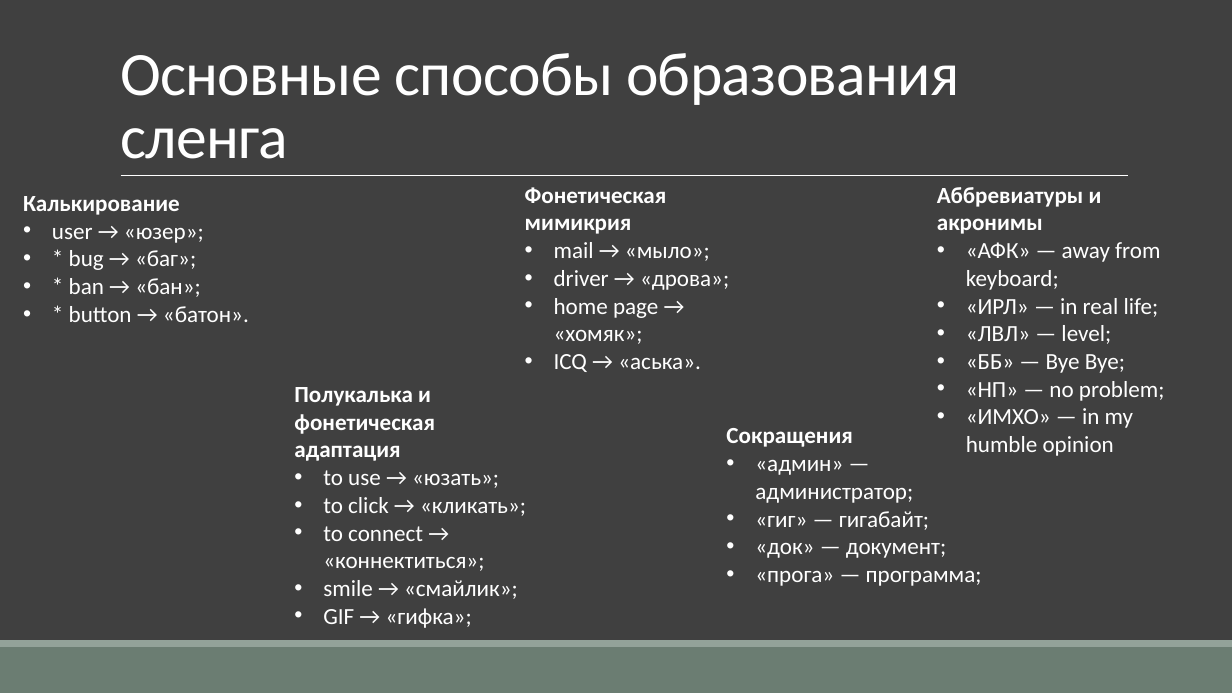
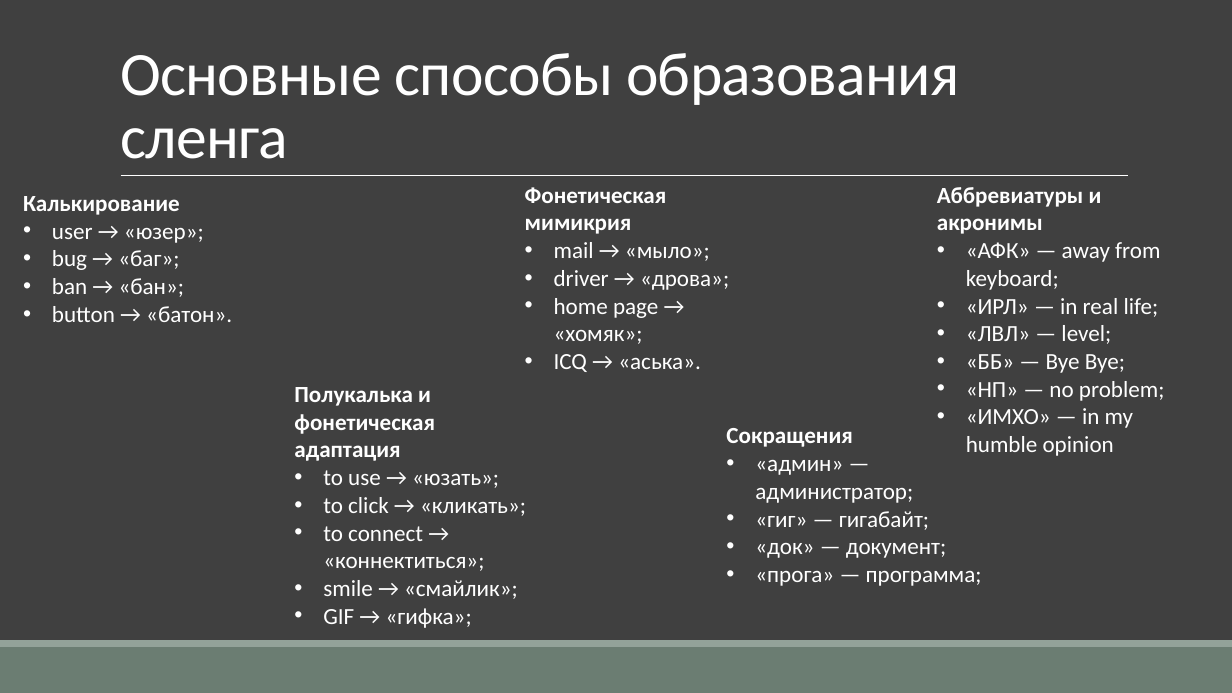
Before and after one commit to AknasMacefg/ITiABD, a slide deck: slide 5 of Курс 4/ДО/ИД23-1_Компьютерный сленг.pptx. Drawn at 1232x693 pixels with LibreOffice and Linux fonts; fonts in the diff are those of the drawing. Boxes give left, top, right and bottom in pixels: in the first picture for what was removed or moved away, otherwise in the second. Text is boxed around its words. In the diff, an @@ line names an element or a change of style, - is before the commit and + after.

```diff
--- a/Курс 4/ДО/ИД23-1_Компьютерный сленг.pptx
+++ b/Курс 4/ДО/ИД23-1_Компьютерный сленг.pptx
@@ text at (52,250,232,322): text changed @@
-• * bug → «баг»;
-• * ban → «бан»;
-• * button → «батон».
+• bug → «баг»;
+• ban → «бан»;
+• button → «батон».
```
Also in this commit, not shown: 1 other slide changed, 2 other files.
